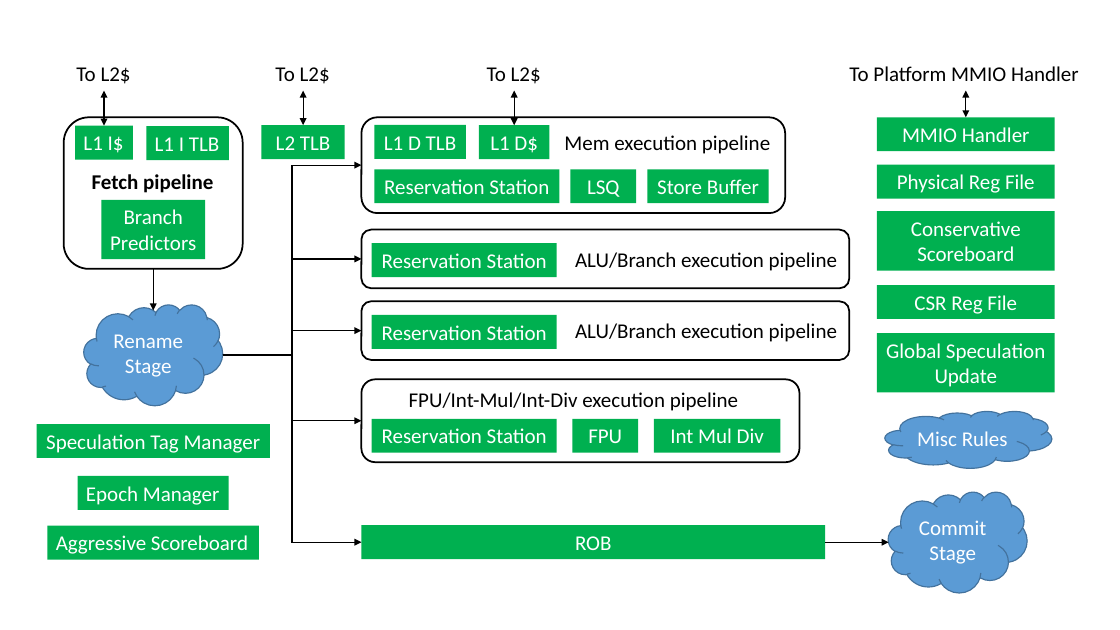
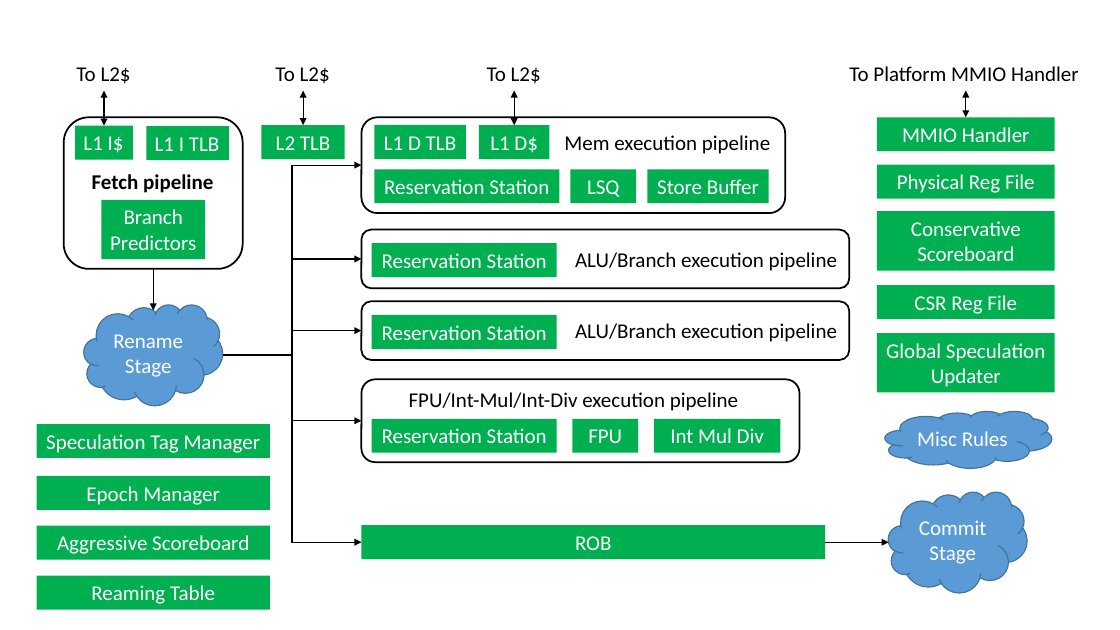
Before and after one commit to sizhuo-zhang/RiscyOO_design_doc, a slide deck: slide 2 of fig/fig.pptx. Drawn at 1120x630 pixels with LibreOffice and Linux fonts; fonts in the diff are those of the drawing. Boxes give left, top, right and bottom in pixels: in the first picture for what was removed or moved away, otherwise in the second. Text is boxed around its words. In the diff, an @@ line names an element or a change of style, - is before the commit and + after.

```diff
--- a/fig/fig.pptx
+++ b/fig/fig.pptx
@@ text in rectangle at (886, 343, 1045, 387): text changed @@
-Global Speculation Update
+Global Speculation Updater
@@ rectangle "Epoch Manager" at (37, 476, 271, 510): alignment left to centre @@
@@ rectangle "Epoch Manager": place and size @@
-rectangle "Epoch Manager" at (78, 476, 229, 510)
+rectangle "Epoch Manager" at (37, 476, 271, 510)
@@ rectangle "Aggressive Scoreboard": place and size @@
-rectangle "Aggressive Scoreboard" at (48, 526, 260, 560)
+rectangle "Aggressive Scoreboard" at (37, 526, 271, 560)
@@ rectangle "Aggressive Scoreboard" at (37, 526, 271, 560): alignment left to centre @@
@@ rectangle added at (37, 576, 271, 609), fill #00B050, 18 pt, text #FFFFFF @@
+Reaming Table
```
Also in this commit, not shown: 5 other files.
